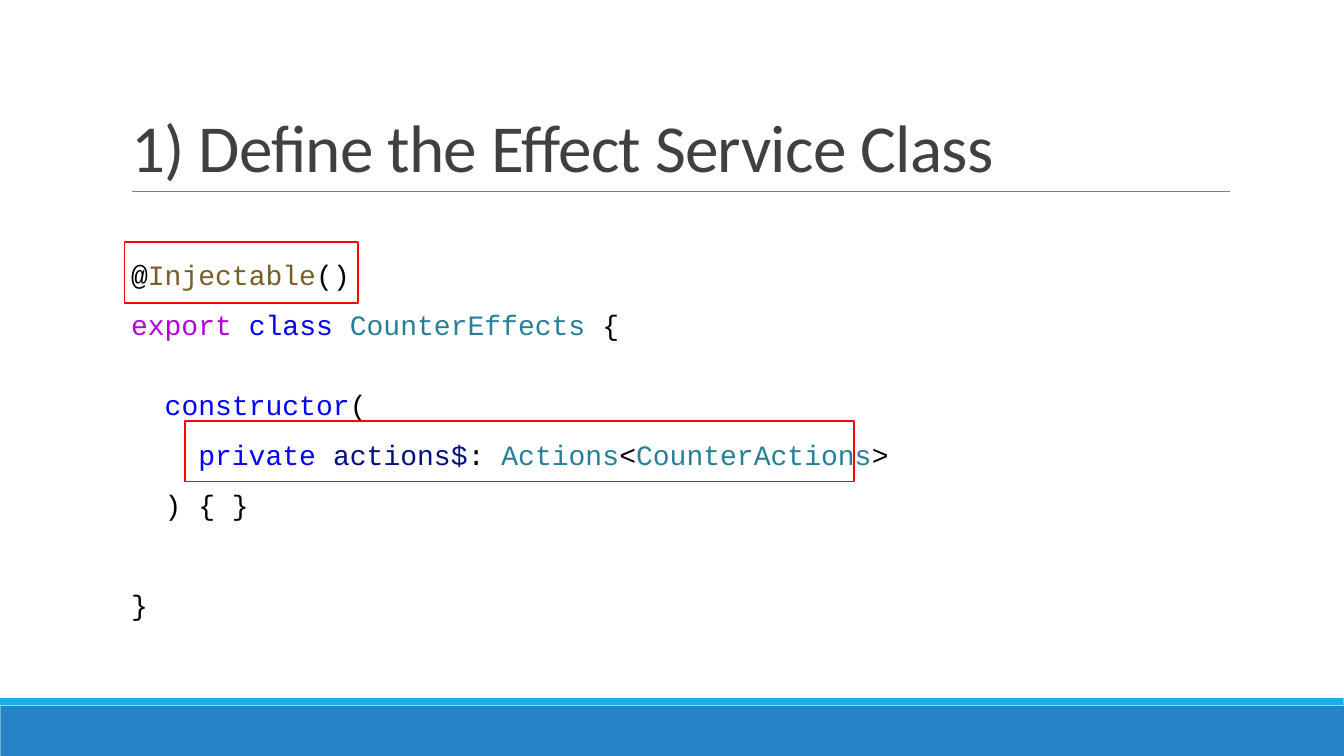
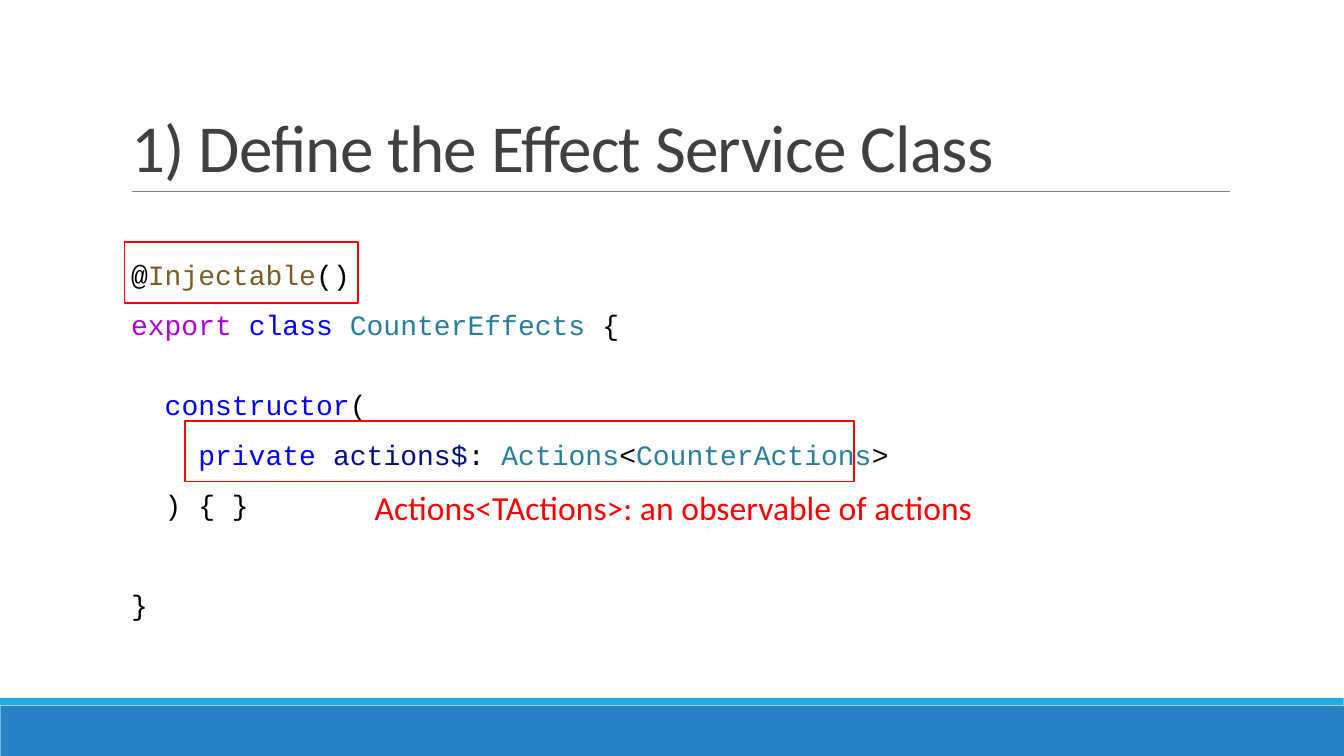
Before and after one commit to AGiorgetti/ngrx101, a slide deck: slide 24 of ReactiveProgramming_ngrx.pptx. Drawn at 1344x756 pixels with LibreOffice and Linux fonts; fonts in the diff are those of the drawing. Boxes give left, top, right and bottom in pixels: in the first picture for what was removed or moved away, otherwise in the second. Text is boxed around its words. In the diff, an @@ line names an element or a change of style, - is before the commit and + after.

```diff
--- a/ReactiveProgramming_ngrx.pptx
+++ b/ReactiveProgramming_ngrx.pptx
@@ text added at box(375, 496, 972, 521), 24 pt, text #FF0000 @@
+Actions<TActions>: an observable of actions
```
Also in this commit, not shown: 13 other slides changed, 8 other files.
